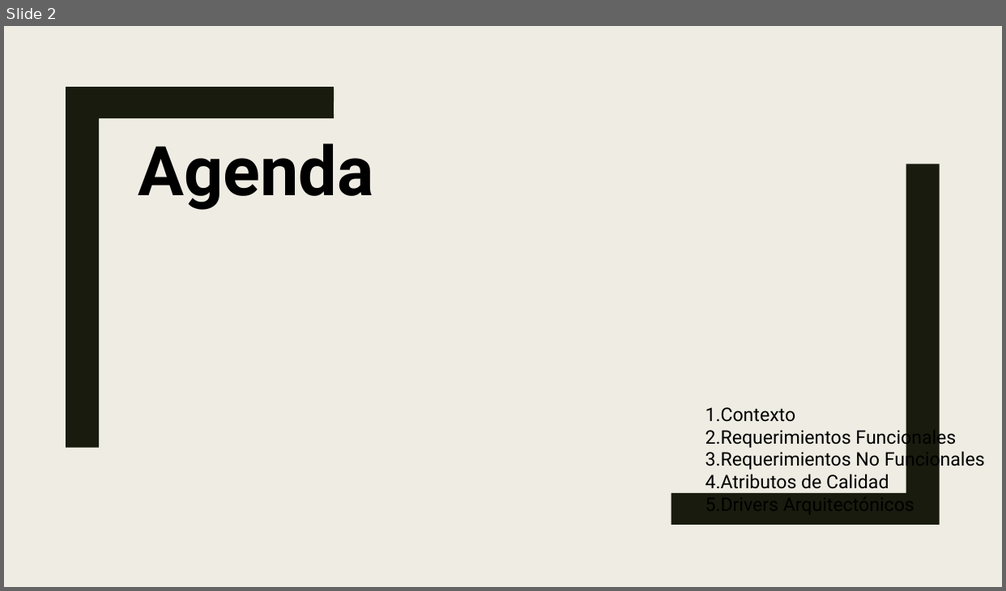
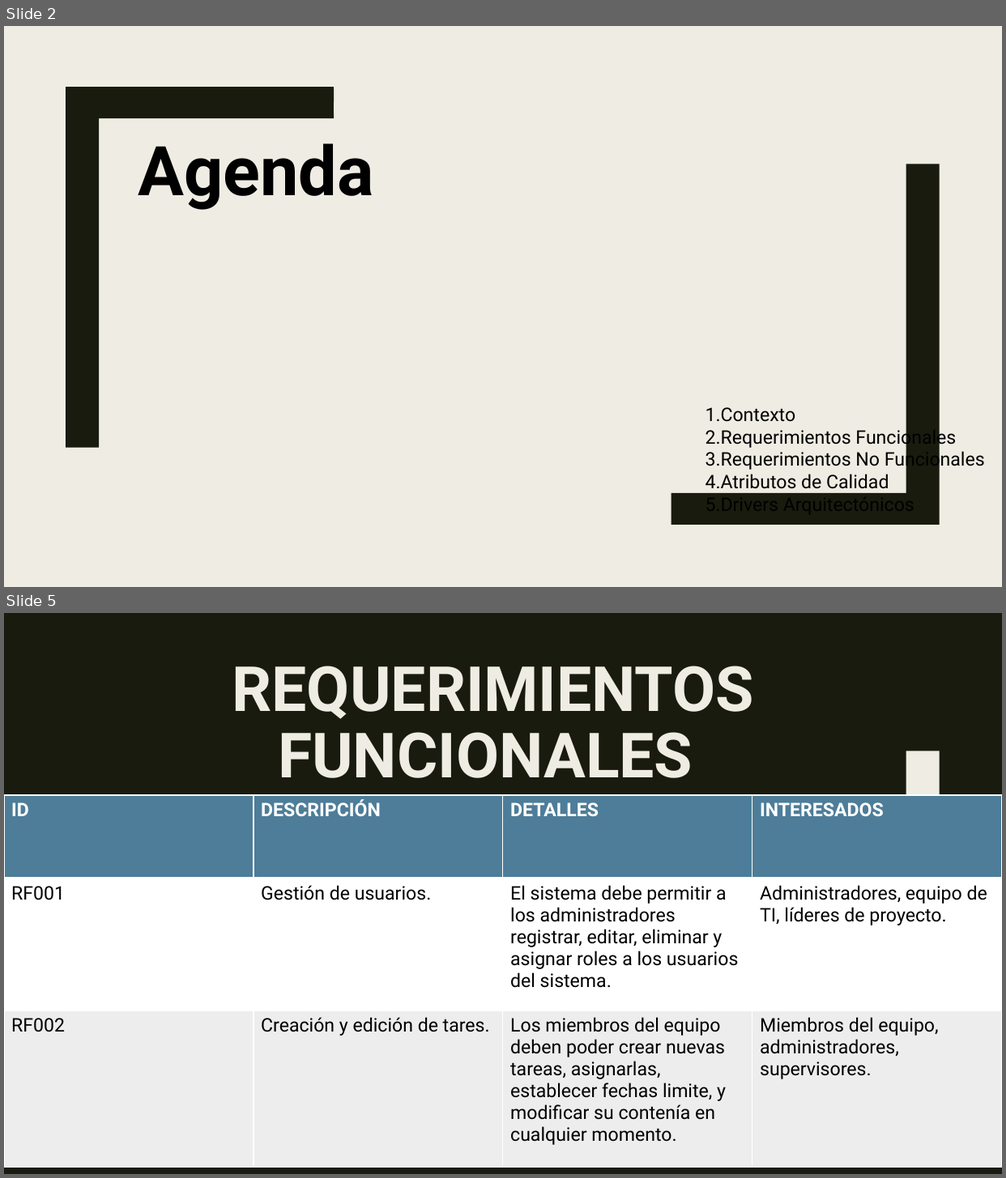
Before and after one commit to Jucer74/SoftwareArchitecture, a slide deck: Project/Context/taskflow.contex.pptx. Shown one above the other, each under a label of ours: slide 2 before the commit, slides 2 and 5 after it; the slides between them are not shown. The pictures are 1006x591 and 1006x1178 pixels, drawn with LibreOffice and Linux fonts; fonts in the diff are those of the drawing. Boxes give left, top, right and bottom in pixels: in the first picture for what was removed or moved away, otherwise in the second. Text is boxed around its words. In the diff, an @@ line names an element or a change of style, - is before the commit and + after.

```diff
--- a/Project/Context/taskflow.contex.pptx
+++ b/Project/Context/taskflow.contex.pptx
@@ slide 5 added at (4,613,1002,1174), background #191B0E @@
@@ title added at (232,666,754,778), 60 pt, text #EFEDE3, bold @@
+REQUERIMIENTOS FUNCIONALES
@@ freeform shape added at (671,751,940,1112), fill #EFEDE3 @@
@@ table added at (4,796,1001,1168), 3 rows, 4 columns @@
+ID | DESCRIPCIÓN | DETALLES | INTERESADOS
+RF001 | Gestión de usuarios. | El sistema debe permitir a los administradores registrar, editar, eliminar y asignar roles a los usuarios del sistema. | Administradores, equipo de TI, líderes de proyecto.
+RF002 | Creación y edición de tares. | Los miembros del equipo deben poder crear nuevas tareas, asignarlas, establecer fechas limite, y modificar su contenía en cualquier momento. | Miembros del equipo, administradores, supervisores.
```
Also in this commit, not shown: 2 slides changed, 7 other slides added.
